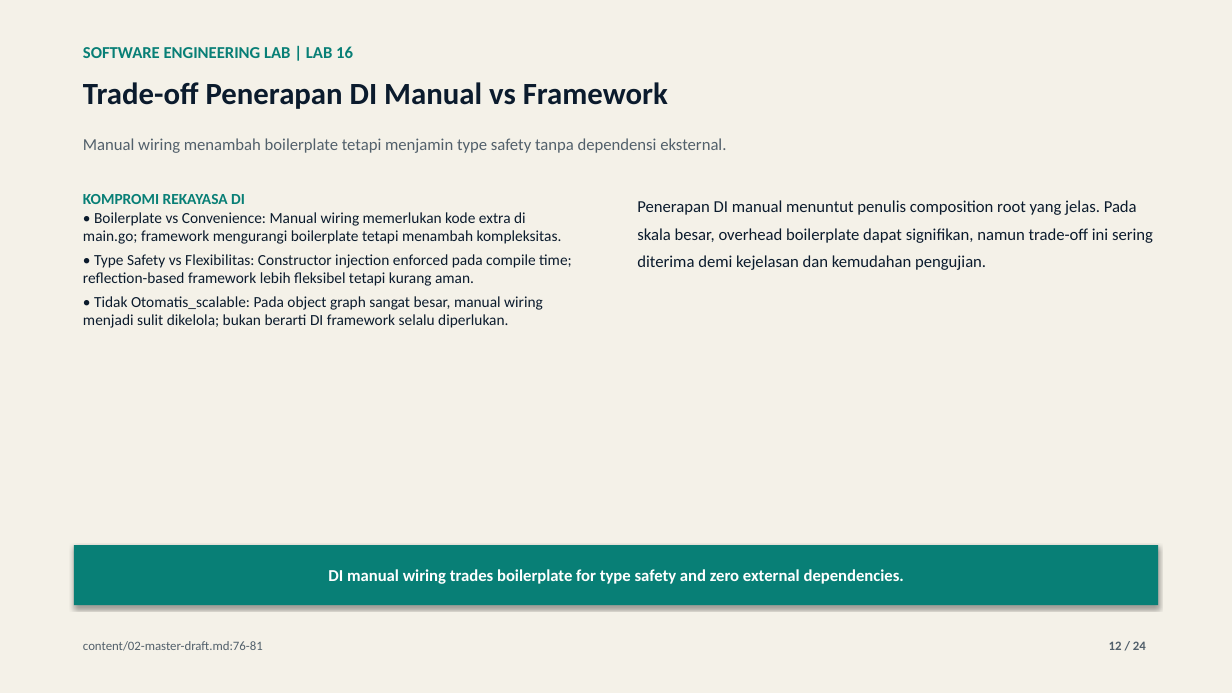
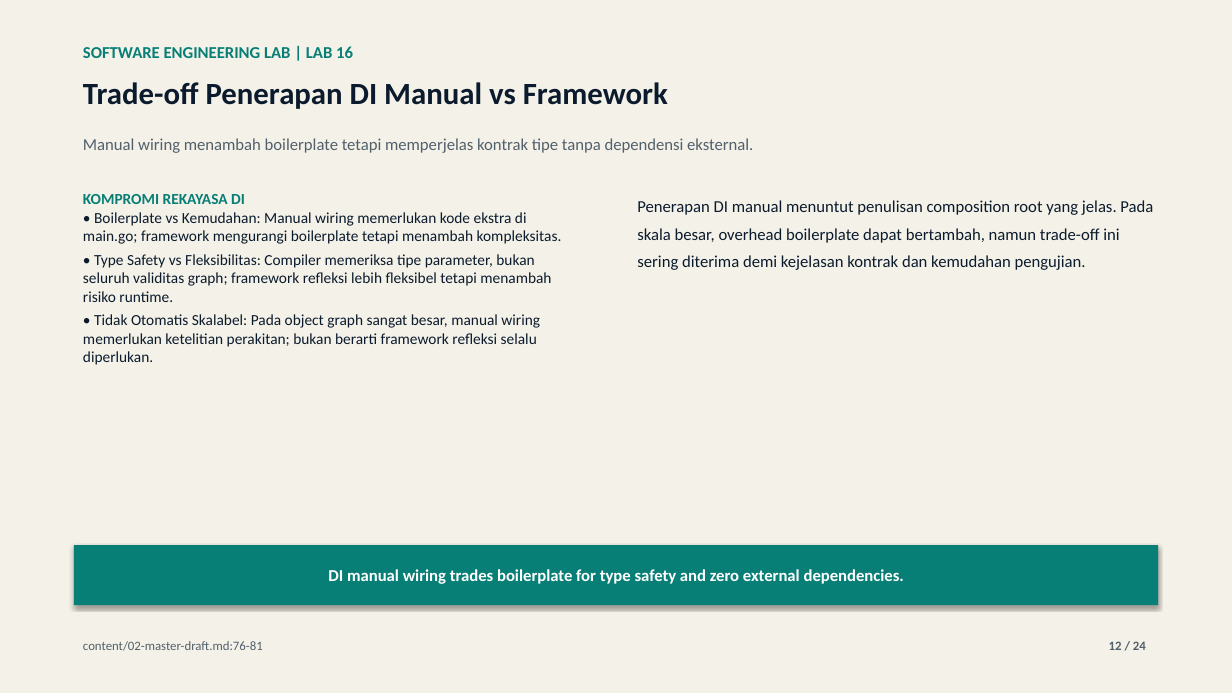
Before and after one commit to lukman-ss/software-engineering-lab, a slide deck: slide 12 of labs/16-dependency-injection/result/linkedin/lab-16-dependency-injection-carousel.pptx. Drawn at 1232x693 pixels with LibreOffice and Linux fonts; fonts in the diff are those of the drawing. Boxes give left, top, right and bottom in pixels: in the first picture for what was removed or moved away, otherwise in the second. Text is boxed around its words. In the diff, an @@ line names an element or a change of style, - is before the commit and + after.

```diff
--- a/labs/16-dependency-injection/result/linkedin/lab-16-dependency-injection-carousel.pptx
+++ b/labs/16-dependency-injection/result/linkedin/lab-16-dependency-injection-carousel.pptx
@@ text at [83,138,753,153]: text changed @@
-Manual wiring menambah boilerplate tetapi menjamin type safety tanpa dependensi eksternal.
+Manual wiring menambah boilerplate tetapi memperjelas kontrak tipe tanpa dependensi eksternal.
@@ text at [637,200,1153,243]: text changed @@
-Penerapan DI manual menuntut penulis composition root yang jelas. Pada skala besar, overhead boilerplate dapat signifikan, namun trade-off ini sering diterima demi kejelasan dan kemudahan pengujian.
+Penerapan DI manual menuntut penulisan composition root yang jelas. Pada skala besar, overhead boilerplate dapat bertambah, namun trade-off ini sering diterima demi kejelasan kontrak dan kemudahan pengujian.
@@ text at [83,212,562,365]: text changed @@
-• Boilerplate vs Convenience: Manual wiring memerlukan kode extra di main.go; framework mengurangi boilerplate tetapi menambah kompleksitas.
-• Type Safety vs Flexibilitas: Constructor injection enforced pada compile time; reflection-based framework lebih fleksibel tetapi kurang aman.
-• Tidak Otomatis_scalable: Pada object graph sangat besar, manual wiring menjadi sulit dikelola; bukan berarti DI framework selalu diperlukan.
+• Boilerplate vs Kemudahan: Manual wiring memerlukan kode ekstra di main.go; framework mengurangi boilerplate tetapi menambah kompleksitas.
+• Type Safety vs Fleksibilitas: Compiler memeriksa tipe parameter, bukan seluruh validitas graph; framework refleksi lebih fleksibel tetapi menambah risiko runtime.
+• Tidak Otomatis Skalabel: Pada object graph sangat besar, manual wiring memerlukan ketelitian perakitan; bukan berarti framework refleksi selalu diperlukan.
```
Also in this commit, not shown: 10 other slides changed, 34 other files.
